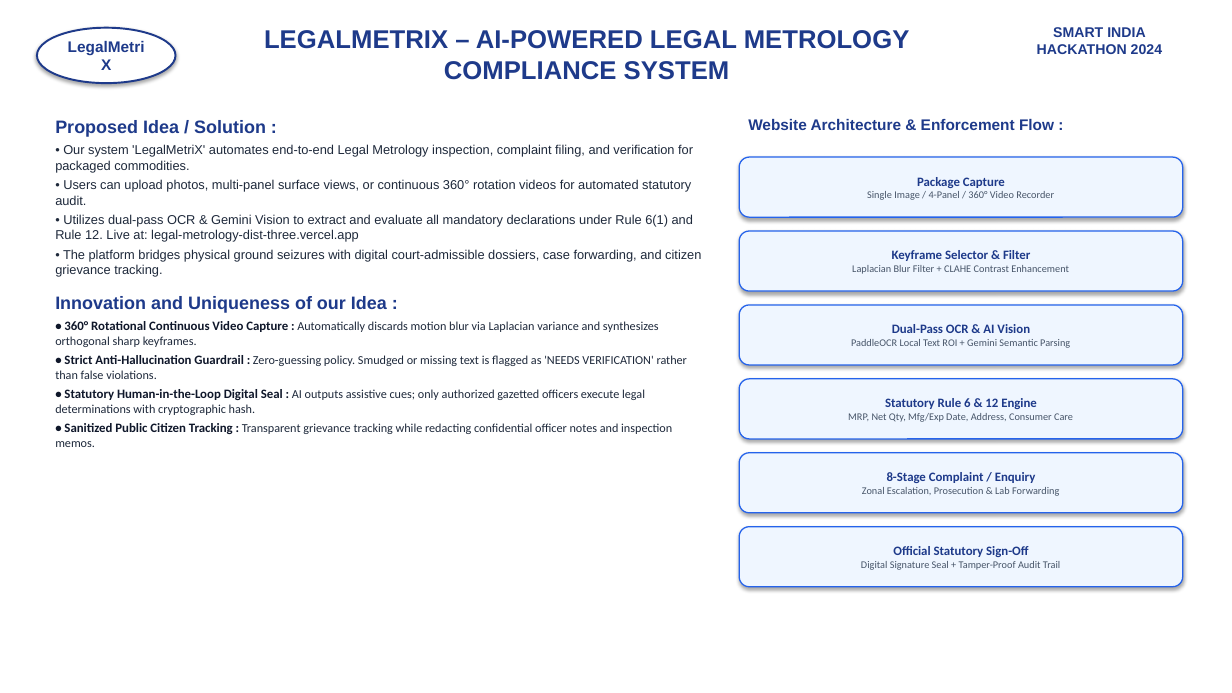
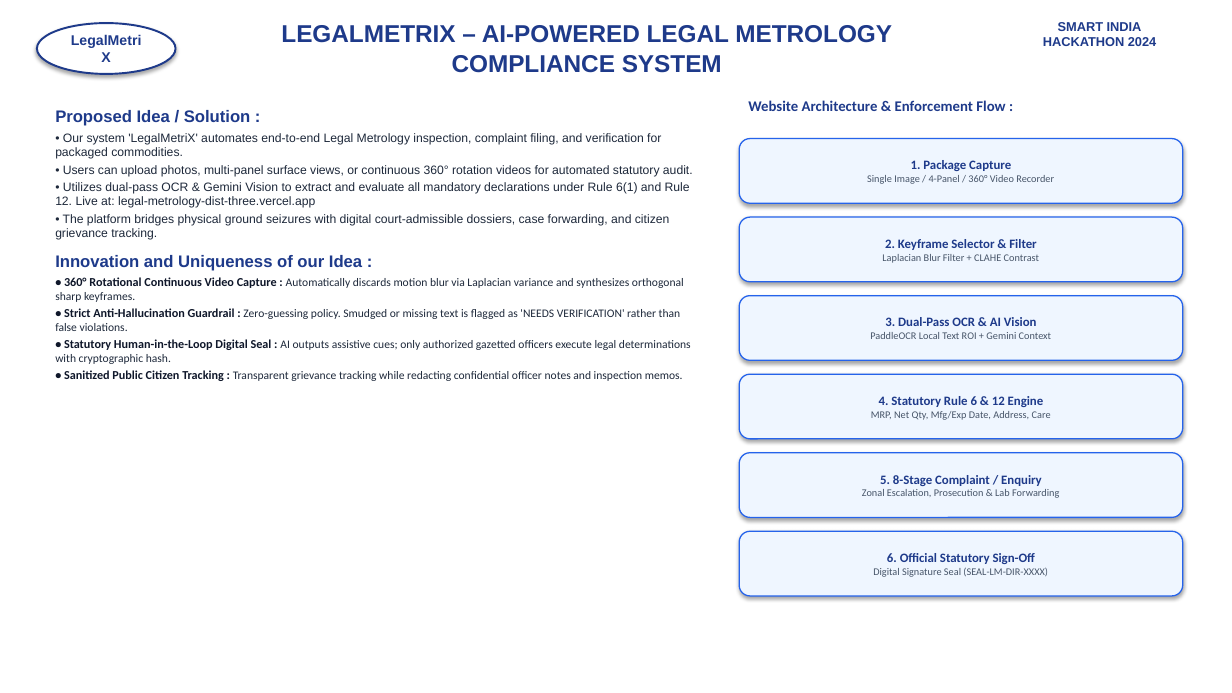
Before and after one commit to bathulayashwanth6840-cmd/legal-metrology-dist, a slide deck: slide 2 of public/LegalMetriX_SIH_Presentation.pptx. Drawn at 1232x693 pixels with LibreOffice and Linux fonts; fonts in the diff are those of the drawing. Boxes give left, top, right and bottom in pixels: in the first picture for what was removed or moved away, otherwise in the second. Text is boxed around its words. In the diff, an @@ line names an element or a change of style, - is before the commit and + after.

Commit message:
docs: update complete PowerPoint presentation and bundle with judges QA defense slides

```diff
--- a/public/LegalMetriX_SIH_Presentation.pptx
+++ b/public/LegalMetriX_SIH_Presentation.pptx
@@ ellipse "LegalMetriX" resized from (x1=37, y1=28, x2=176, y2=83) to (x1=37, y1=23, x2=176, y2=74) @@
@@ ellipse "LegalMetriX" at (x1=37, y1=23, x2=176, y2=74): size 12 to 11 pt @@
@@ text "LEGALMETRIX – AI-POWERED LEGAL METROLOGY ..." at (x1=281, y1=25, x2=892, y2=73): size 20 to 19 pt @@
@@ text "SMART INDIA HACKATHON 2024" at (x1=1043, y1=22, x2=1156, y2=46): size 11 to 10 pt @@
@@ text "Proposed Idea / Solution :" moved from (x1=55, y1=120, x2=701, y2=447) to (x1=55, y1=110, x2=693, y2=381) @@
@@ text "Proposed Idea / Solution :" at (x1=55, y1=110, x2=693, y2=381): size 14 to 13 pt in "Proposed Idea / Solution :", "Innovation and Uniqueness of our Idea :"; size 10 to 9.5 pt in "• Our system 'LegalMetriX' automates end-to-end Legal ...", "• Users can upload photos, multi-panel surface ...", "• Utilizes dual-pass OCR & Gemini Vision ...", "• The platform bridges physical ground seizures ..." and 4 more places; size 9.5 to 9 pt in "Automatically discards motion blur via Laplacian variance ...", "Zero-guessing policy. Smudged or missing text is ...", "AI outputs assistive cues; only authorized gazetted ...", "Transparent grievance tracking while redacting confidential  ..."; less space between paragraphs @@
@@ text "Website Architecture & Enforcement Flow ..." moved from (x1=748, y1=119, x2=1054, y2=130) to (x1=748, y1=100, x2=1005, y2=111) @@
@@ text "Website Architecture & Enforcement Flow ..." at (x1=748, y1=100, x2=1005, y2=111): size 12 to 11.5 pt, font Arial to Calibri @@
@@ rounded rectangle "1. Package Capture" resized from (x1=739, y1=157, x2=1183, y2=217) to (x1=739, y1=139, x2=1183, y2=203) @@
@@ text in rounded rectangle at (x1=911, y1=160, x2=1011, y2=171): text changed @@
-Package Capture
+1. Package Capture
@@ rounded rectangle "2. Keyframe Selector & Filter" resized from (x1=739, y1=231, x2=1183, y2=291) to (x1=739, y1=217, x2=1183, y2=282) @@
@@ text in rounded rectangle at (x1=882, y1=239, x2=1039, y2=263): text changed @@
-Keyframe Selector & Filter
-Laplacian Blur Filter + CLAHE Contrast Enhancement
+2. Keyframe Selector & Filter
+Laplacian Blur Filter + CLAHE Contrast
@@ rounded rectangle "3. Dual-Pass OCR & AI ..." resized from (x1=739, y1=305, x2=1183, y2=365) to (x1=739, y1=296, x2=1183, y2=360) @@
@@ text in rounded rectangle at (x1=870, y1=317, x2=1051, y2=339): text changed @@
-Dual-Pass OCR & AI Vision
-PaddleOCR Local Text ROI + Gemini Semantic Parsing
+3. Dual-Pass OCR & AI Vision
+PaddleOCR Local Text ROI + Gemini Context
@@ rounded rectangle "4. Statutory Rule 6 & ..." resized from (x1=739, y1=379, x2=1183, y2=439) to (x1=739, y1=374, x2=1183, y2=439) @@
@@ text in rounded rectangle at (x1=871, y1=396, x2=1051, y2=420): text changed @@
-Statutory Rule 6 & 12 Engine
-MRP, Net Qty, Mfg/Exp Date, Address, Consumer Care
+4. Statutory Rule 6 & 12 Engine
+MRP, Net Qty, Mfg/Exp Date, Address, Care
@@ rounded rectangle "5. 8-Stage Complaint / Enquiry" resized from (x1=739, y1=453, x2=1183, y2=513) to (x1=739, y1=453, x2=1183, y2=518) @@
@@ text in rounded rectangle at (x1=880, y1=475, x2=1042, y2=486): text changed @@
-8-Stage Complaint / Enquiry
+5. 8-Stage Complaint / Enquiry
@@ rounded rectangle "6. Official Statutory Sign-Off" resized from (x1=739, y1=527, x2=1183, y2=587) to (x1=739, y1=531, x2=1183, y2=596) @@
@@ text in rounded rectangle at (x1=873, y1=553, x2=1048, y2=577): text changed @@
-Official Statutory Sign-Off
-Digital Signature Seal + Tamper-Proof Audit Trail
+6. Official Statutory Sign-Off
+Digital Signature Seal (SEAL-LM-DIR-XXXX)
```
Also in this commit, not shown: 5 other slides changed, 6 slides added, 1 other file.
